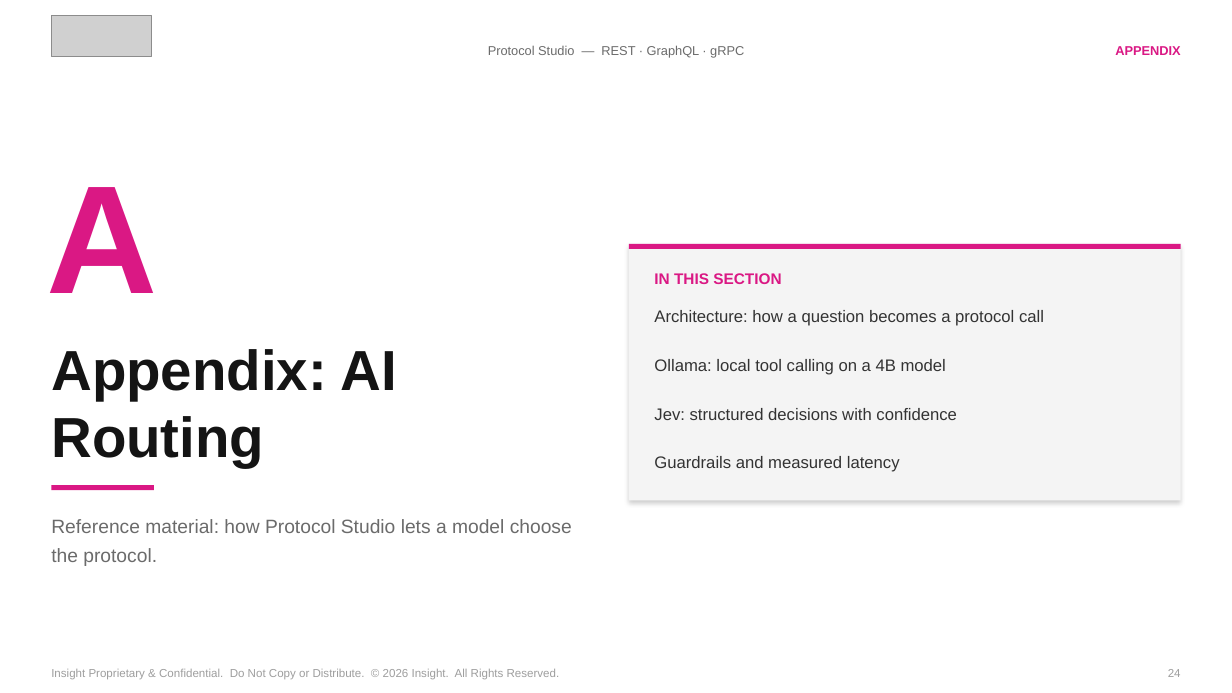
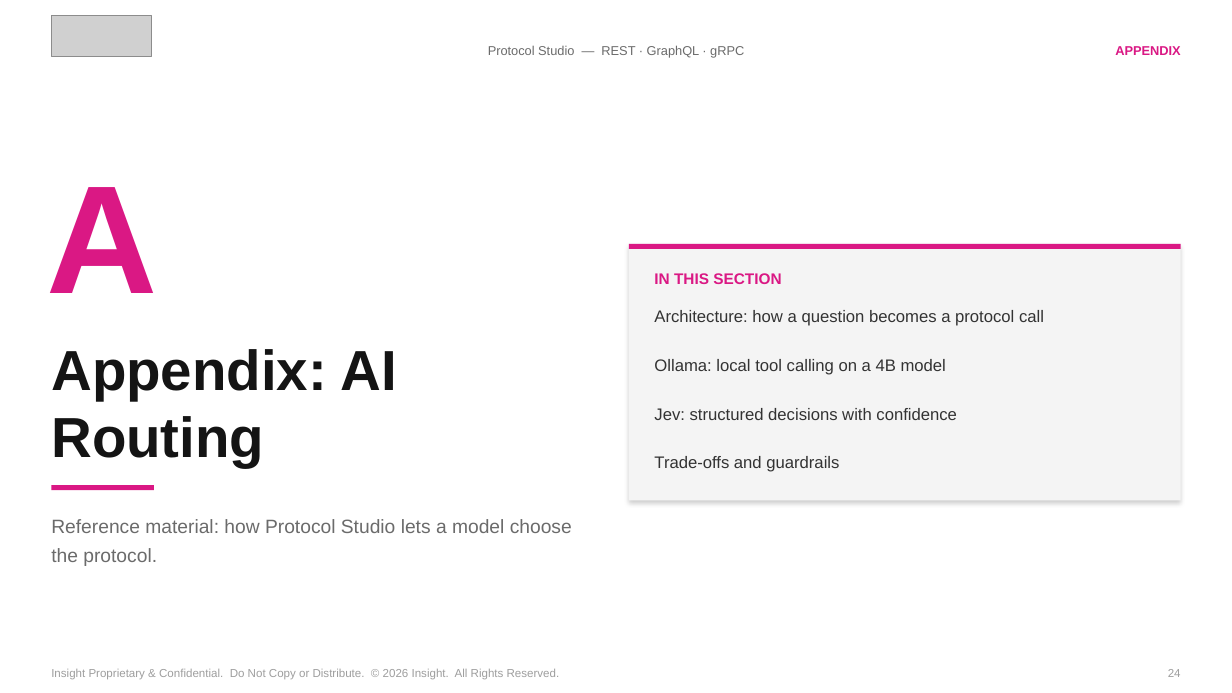
Before and after one commit to spietrek-insight/rest-graphql-grpc-ai-routing, a slide deck: slide 24 of presentation/rest-graphql-grpc-ai-routing-v6.pptx. Drawn at 1232x693 pixels with LibreOffice and Linux fonts; fonts in the diff are those of the drawing; grey boxes stand for pictures. Boxes give left, top, right and bottom in pixels: in the first picture for what was removed or moved away, otherwise in the second. Text is boxed around its words. In the diff, an @@ line names an element or a change of style, - is before the commit and + after.

```diff
--- a/presentation/rest-graphql-grpc-ai-routing-v6.pptx
+++ b/presentation/rest-graphql-grpc-ai-routing-v6.pptx
@@ text at (654, 456, 839, 472): text changed @@
-Guardrails and measured latency
+Trade-offs and guardrails
```
Also in this commit, not shown: 5 other slides changed, 1 slide added, 1 slide removed, 2 other files.
